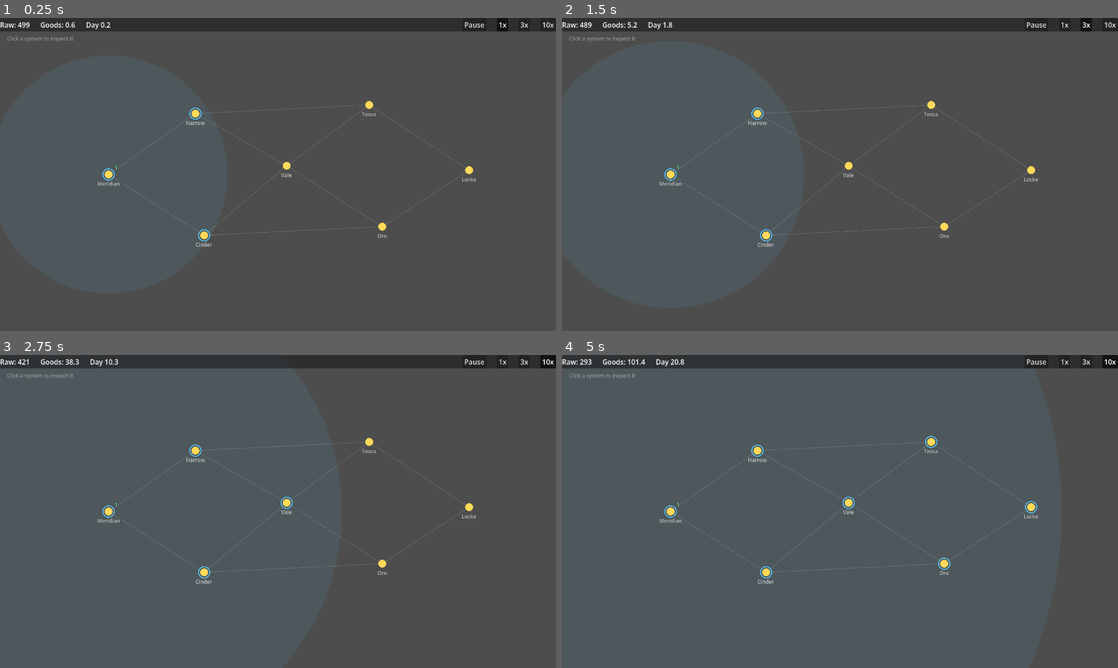
Above: before the commit, frames 1-4 (two rows, left to right).
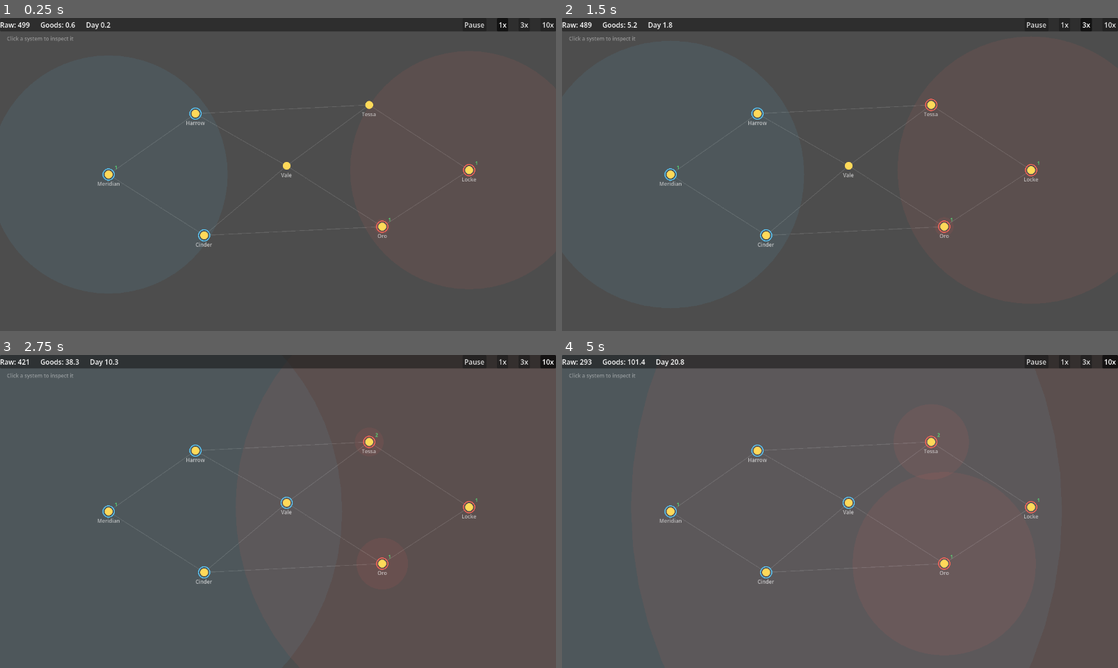
Above: after the commit, the same moments.

Repository: evyatarmitz/reach
Game: Godot game, scene res://game/main.tscn
The game is run twice, just before and just after one commit, with the same random seed, the same clock (stepped at 60 frames per second) and the same inputs.
Inputs:
- Up to frame 1 (0.25 s): no input
- Up to frame 2 (1.5 s): click "1x" at 0.5 s; click "3x" at 1.25 s
- Up to frame 3 (2.75 s): click "10x" at 2 s
- Up to frame 4 (5 s): click "1x" at 2.75 s; click "3x" at 3.5 s; click "10x" at 4.25 s

The runs differ from the first frame. In frame 1, 0.1% of the frame differs, in the area x 67-86%, y 45-70%; in frame 2, 0.2%; in frame 3, 1.5%; in frame 4, 17%, in the area x 52-86%, y 15-96%.

Commit message:
0.6.0 - AI rival empire on identical rules
- EmpireAI: a rival's brain that acts ONLY through the same public command
  methods and gating the player uses (found_colony / build_mine) - no AI-only
  shortcuts, no special-case rules. This is the vision's "rivals are AI empires
  on the same rules/code paths" made literal, and it keeps the door open for the
  multiplayer version where a human would sit in the same seat.
- Deterministic by construction: no RNG, fixed (sorted) iteration order, acts on
  a sim-day cadence (every AI_ACTION_INTERVAL_DAYS), so identical runs stay
  bit-identical. AIs step inside Sim.tick, before the economy advances.
- Behavior: each interval it builds one mine on the lowest-id reachable deposit
  (income) and founds one colony, preferring an empty planet in a system where
  it has no colony yet - expanding into new systems is what grows influence and
  unlocks the neighbor bonus.
- Demo: a second empire (Locke Ascendancy, red) starts on the far side of the
  map and expands toward the player. The border between them is a live influence
  contest, not scripted - by day 300 it reliably grabs the central systems.
- Galaxy view already loops over all empires, so the rival's influence bubbles
  and owner rings render for free.
- Autoshot now advances the sim 300 days directly (deterministic, instant) to
  capture the two-color contest.
- 68 headless tests (7 new, all pass): AI colonizes/mines only within reach
  (same gating as the player), respects its action interval, expands to multiple
  colonies and builds mines in the real demo, and never touches the player's
  homeworld (no combat yet).

Diff:
--- a/desktop/game/main.gd
+++ b/desktop/game/main.gd
@@ -268,8 +268,12 @@
 	var home: StarSystem = sim.systems.values()[0]
 	sim.build_mine(player_empire_id, home.planet_ids[0])
 	sim.found_colony(player_empire_id, home.planet_ids[1])
-	speed_idx = 3
-	await get_tree().create_timer(2.0).timeout
+	# Advance the sim directly (deterministic, instant) so both empires expand
+	# and the galaxy shows a real two-color contest.
+	speed_idx = 0
+	for i in 3000:  # 300 days
+		sim.tick(SimConstants.TICK_DAYS)
+	await RenderingServer.frame_post_draw
 	await RenderingServer.frame_post_draw
 	get_viewport().get_texture().get_image().save_png("user://autoshot_galaxy.png")
 	view_system_id = home.id
--- a/desktop/sim/constants.gd
+++ b/desktop/sim/constants.gd
@@ -43,6 +43,10 @@
 const MINE_COST := 50.0
 const MINE_RAW_PER_DAY := 5.0
 
+# How often an AI empire re-evaluates (sim days). Gradual, deterministic; not
+# tied to framerate or the speed dial (which only change ticks per real second).
+const AI_ACTION_INTERVAL_DAYS := 5.0
+
 # Tier-1 production of an established colony: goods/day = PROD_COEF * pop^PROD_EXP,
 # but every good consumes GOODS_RAW_PER_GOOD raw — production is throughput-limited
 # by real resource input (anti-snowball pillar), never by theoretical maximums.
--- /dev/null
+++ b/desktop/sim/empire_ai.gd
@@ -0,0 +1,72 @@
+class_name EmpireAI
+extends RefCounted
+
+# A rival empire's brain. Critically, it acts ONLY through the same public
+# command methods and gating the player uses (found_colony / build_mine) — there
+# are no AI-only shortcuts. It is a pure, deterministic function of sim state:
+# no RNG, fixed iteration order, so identical runs stay bit-identical.
+
+var empire_id: int = -1
+var _next_action_day: float = 0.0
+
+
+func _init(id: int) -> void:
+	empire_id = id
+
+
+func maybe_act(sim: Sim) -> void:
+	if sim.day < _next_action_day:
+		return
+	_next_action_day = sim.day + SimConstants.AI_ACTION_INTERVAL_DAYS
+	_act(sim)
+
+
+func _act(sim: Sim) -> void:
+	# One mine and one colony per interval, keeping expansion gradual.
+	_build_one_mine(sim)
+	_found_one_colony(sim)
+
+
+func _build_one_mine(sim: Sim) -> void:
+	# Income first. Lowest planet id wins for determinism.
+	var best := -1
+	for pid in _sorted_planet_ids(sim):
+		if sim.can_build_mine(empire_id, pid):
+			best = pid
+			break
+	if best != -1:
+		sim.build_mine(empire_id, best)
+
+
+func _found_one_colony(sim: Sim) -> void:
+	# Prefer an empty planet in a system where we have no colony yet — spreading
+	# into new systems is what grows influence and unlocks the neighbor bonus.
+	# Fall back to any colonizable planet. Lowest id breaks ties (deterministic).
+	var expansion := -1
+	var fallback := -1
+	for pid in _sorted_planet_ids(sim):
+		if not sim.can_found_colony(empire_id, pid):
+			continue
+		if fallback == -1:
+			fallback = pid
+		var sys_id: int = sim.planets[pid].system_id
+		if not _has_colony_in_system(sim, sys_id):
+			expansion = pid
+			break
+	var target := expansion if expansion != -1 else fallback
+	if target != -1:
+		sim.found_colony(empire_id, target)
+
+
+func _has_colony_in_system(sim: Sim, system_id: int) -> bool:
+	for pid in sim.systems[system_id].planet_ids:
+		var c: Colony = sim.planets[pid].colony
+		if c != null and c.empire_id == empire_id:
+			return true
+	return false
+
+
+func _sorted_planet_ids(sim: Sim) -> Array:
+	var ids: Array = sim.planets.keys()
+	ids.sort()
+	return ids
--- a/desktop/sim/sim.gd
+++ b/desktop/sim/sim.gd
@@ -16,6 +16,7 @@
 var planets: Dictionary = {}   # id -> Planet
 var lanes: Array = []          # [system_id, system_id] pairs
 var colonies: Array[Colony] = []
+var ais: Array[EmpireAI] = []  # rival brains; step deterministically in tick()
 
 var _next_id := 1
 
@@ -53,7 +54,18 @@
 	var home := sim.inject_colony(player.id,
 		sim.systems[sys_ids[0]].planet_ids[0], 150.0, true)
 	home.days_since_established = 60.0
+	# A rival on the far side (Locke) that expands toward the player under the
+	# same rules — the border between them is a live contest, not scripted.
+	var rival := sim.add_empire("Locke Ascendancy", Color(1.0, 0.4, 0.35))
+	var rival_home := sim.inject_colony(rival.id,
+		sim.systems[sys_ids[6]].planet_ids[0], 150.0, true)
+	rival_home.days_since_established = 60.0
+	sim.add_ai(rival.id)
 	return sim
+
+
+func add_ai(empire_id: int) -> void:
+	ais.append(EmpireAI.new(empire_id))
 
 
 # --- construction -----------------------------------------------------------
@@ -238,6 +250,9 @@
 
 func tick(dt_days: float) -> void:
 	day += dt_days
+	# Rival decisions run on their own day-cadence, before the economy advances.
+	for ai in ais:
+		ai.maybe_act(self)
 	# Income first, so a tick's own mining output can feed its upkeep/production.
 	for p in planets.values():
 		if p.has_mine():
--- a/desktop/tests/run_tests.gd
+++ b/desktop/tests/run_tests.gd
@@ -53,6 +53,7 @@
 	_test_influence_gating()
 	_test_border_contest()
 	_test_neighbor_bonus()
+	_test_ai_rival()
 	_test_mining()
 	_test_mine_income_routing()
 	_test_production_input()
@@ -278,6 +279,68 @@
 		"over time, a clustered colony grows past an isolated one")
 
 
+func _test_ai_rival() -> void:
+	# Gating: the AI acts only where it legally can. Home system (origin) has an
+	# established homeworld with no deposit; a near system is in reach; a far
+	# system is out of reach.
+	var sim := Sim.new()
+	var e := sim.add_empire("AI", Color.RED)
+	e.raw = 10000.0
+	var home := sim.add_system("Home")
+	home.map_pos = Vector2.ZERO
+	var hp := sim.add_planet(home.id, "Home I")
+	sim.inject_colony(e.id, hp.id, 150.0, true)  # reach = A2*150 = 270
+	var near := sim.add_system("Near")
+	near.map_pos = Vector2(200, 0)
+	var near_p := sim.add_planet(near.id, "Near I")
+	near_p.has_deposit = true
+	var far := sim.add_system("Far")
+	far.map_pos = Vector2(5000, 0)
+	var far_p := sim.add_planet(far.id, "Far I")
+	far_p.has_deposit = true
+
+	var ai := EmpireAI.new(e.id)
+	ai.maybe_act(sim)  # day 0 >= next_action_day 0 → acts once
+
+	check(sim.planets[near_p.id].colony != null
+		and sim.planets[near_p.id].colony.empire_id == e.id,
+		"AI colonizes a reachable empty system")
+	check(sim.planets[near_p.id].has_mine(),
+		"AI builds a mine on a reachable deposit")
+	check(sim.planets[far_p.id].colony == null
+		and not sim.planets[far_p.id].has_mine(),
+		"AI never acts outside its influence (same gating as the player)")
+
+	# Cadence: it does not act again until the interval elapses.
+	var colonies_after_first: int = sim.colonies.size()
+	ai.maybe_act(sim)
+	check(sim.colonies.size() == colonies_after_first,
+		"AI respects its action interval (no acting every tick)")
+
+	# End to end in the real demo: the rival becomes a going concern via the
+	# public API alone — multiple colonies and at least one mine — and never
+	# seizes the player's homeworld (no combat yet; influence gating holds).
+	var demo := Sim.new_demo()
+	var player_id: int = demo.empires.keys()[0]
+	var rival_id: int = demo.empires.keys()[1]
+	run_days(demo, 400.0)
+	var rival_colonies := 0
+	var rival_mines := 0
+	for c in demo.colonies:
+		if c.empire_id == rival_id:
+			rival_colonies += 1
+	for p in demo.planets.values():
+		if p.has_mine() and p.mine_empire_id == rival_id:
+			rival_mines += 1
+	check(rival_colonies >= 2, "rival AI expands to multiple colonies over time")
+	check(rival_mines >= 1, "rival AI builds mines for income")
+	var player_home_intact := false
+	for c in demo.colonies:
+		if c.empire_id == player_id:
+			player_home_intact = true
+	check(player_home_intact, "player homeworld is untouched (no combat yet)")
+
+
 func _test_mining() -> void:
 	var sc := make_scenario()
 	var sim: Sim = sc.sim
Not shown, added: desktop/sim/empire_ai.gd.uid
